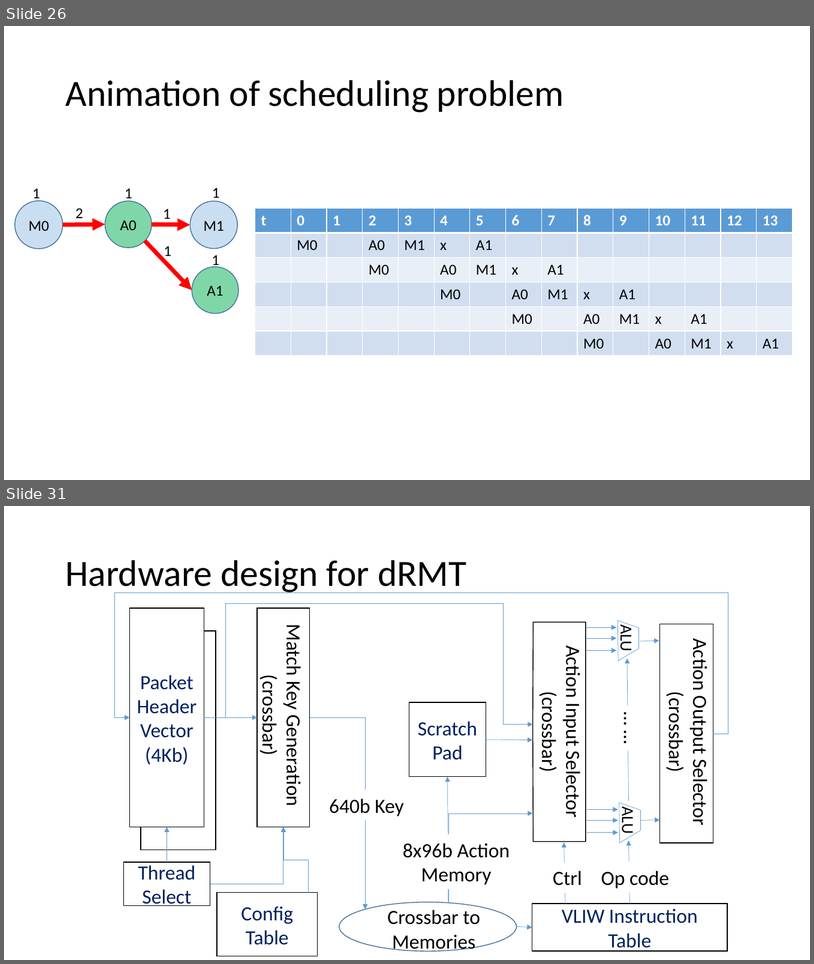
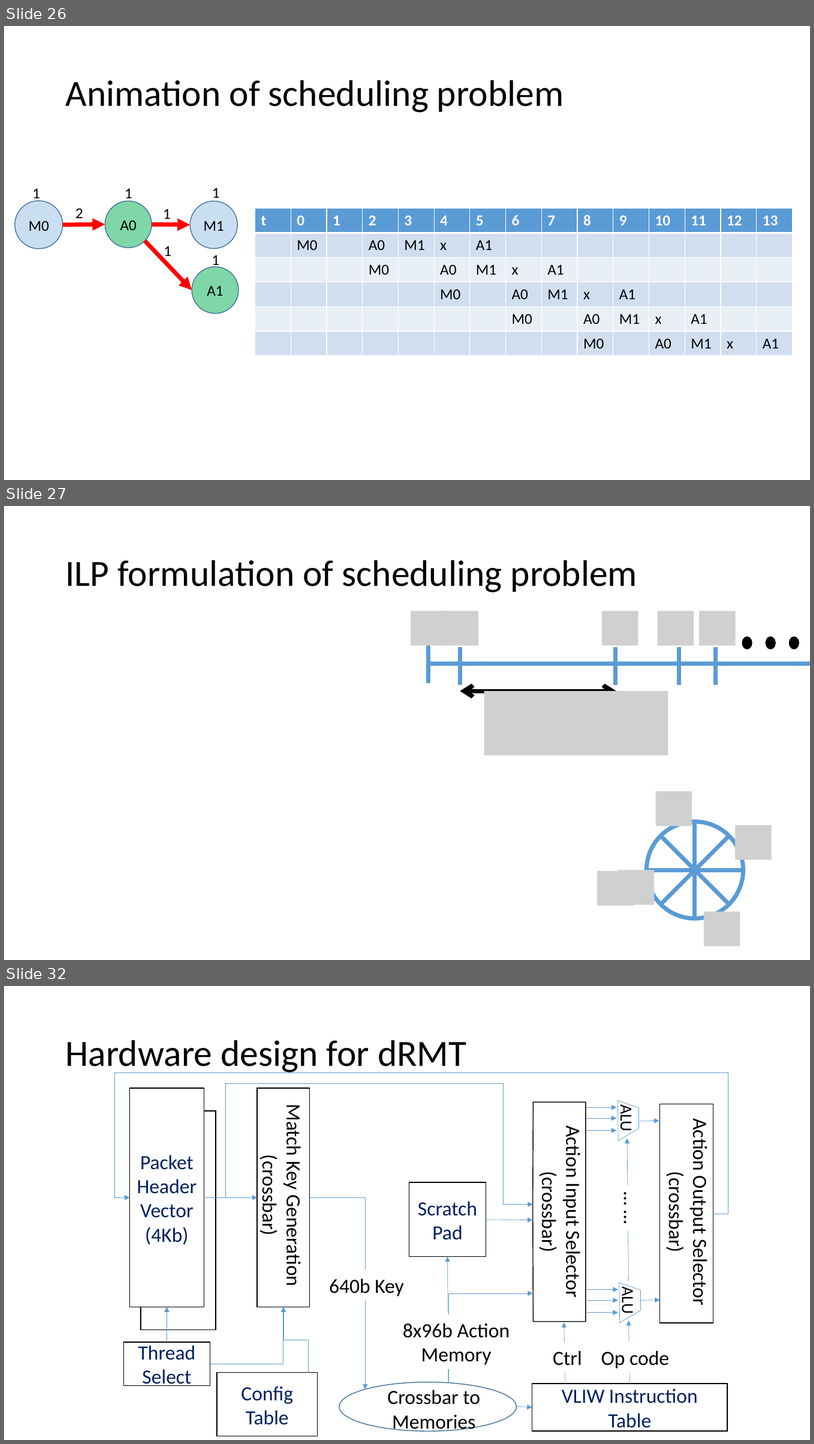
Before and after one commit to anirudhSK/drmt_talk, a slide deck: drmt.pptx. Shown one above the other, each under a label of ours: slides 26 and 31 before the commit, slides 26, 27 and 32 after it; the slides between them are not shown. The pictures are 814x964 and 814x1444 pixels, drawn with LibreOffice and Linux fonts; fonts in the diff are those of the drawing; grey boxes stand for pictures. Boxes give left, top, right and bottom in pixels: in the first picture for what was removed or moved away, otherwise in the second. Text is boxed around its words. In the diff, an @@ line names an element or a change of style, - is before the commit and + after.

```diff
--- a/drmt.pptx
+++ b/drmt.pptx
@@ slide 27 added at box(4, 506, 810, 960), background #FFFFFF @@
@@ title added at box(65, 560, 638, 592), 44 pt, text #000000 @@
+ILP formulation of scheduling problem
@@ picture added at box(411, 610, 447, 645) @@
@@ picture added at box(443, 610, 479, 645) @@
@@ picture added at box(602, 610, 639, 645) @@
@@ picture added at box(658, 610, 694, 645) @@
@@ picture added at box(699, 610, 736, 645) @@
@@ line added from (429, 645) to (429, 682), #5B9BD5 5 pt @@
@@ line added from (460, 647) to (460, 685), #5B9BD5 5 pt @@
@@ line added from (615, 647) to (615, 685), #5B9BD5 5 pt @@
@@ line added from (679, 647) to (679, 685), #5B9BD5 5 pt @@
@@ line added from (716, 647) to (716, 685), #5B9BD5 5 pt @@
@@ ellipse added at box(743, 637, 752, 649), fill #000000, outline #000000 1 pt @@
@@ ellipse added at box(766, 637, 776, 649), fill #000000, outline #000000 1 pt @@
@@ ellipse added at box(790, 637, 800, 649), fill #000000, outline #000000 1 pt @@
@@ line added from (427, 663) to (810, 663), #5B9BD5 5 pt @@
@@ double arrow added from (460, 691) to (617, 691), #000000 5 pt @@
@@ picture added at box(485, 691, 668, 755) @@
@@ picture added at box(656, 791, 692, 825) @@
@@ picture added at box(736, 825, 772, 859) @@
@@ picture added at box(597, 871, 634, 905) @@
@@ picture added at box(618, 870, 655, 904) @@
@@ group added at box(647, 821, 744, 918): 4 lines, 1 ellipse @@
@@ picture added at box(705, 912, 741, 946) @@
@@ what was slide 31 is now slide 32 @@
```
Also in this commit, not shown: 12 slides changed, 2 other slides added, 2 slides removed.
